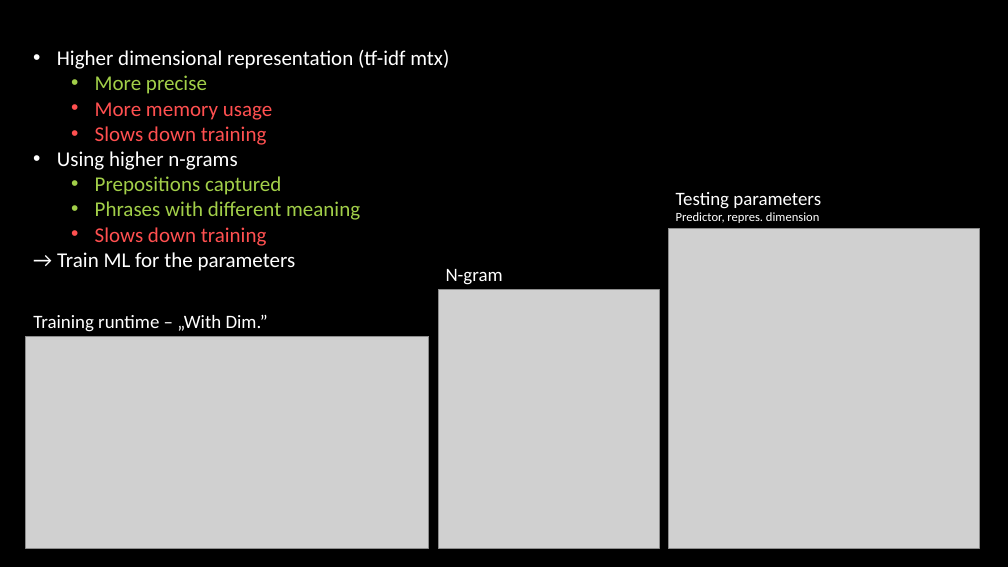
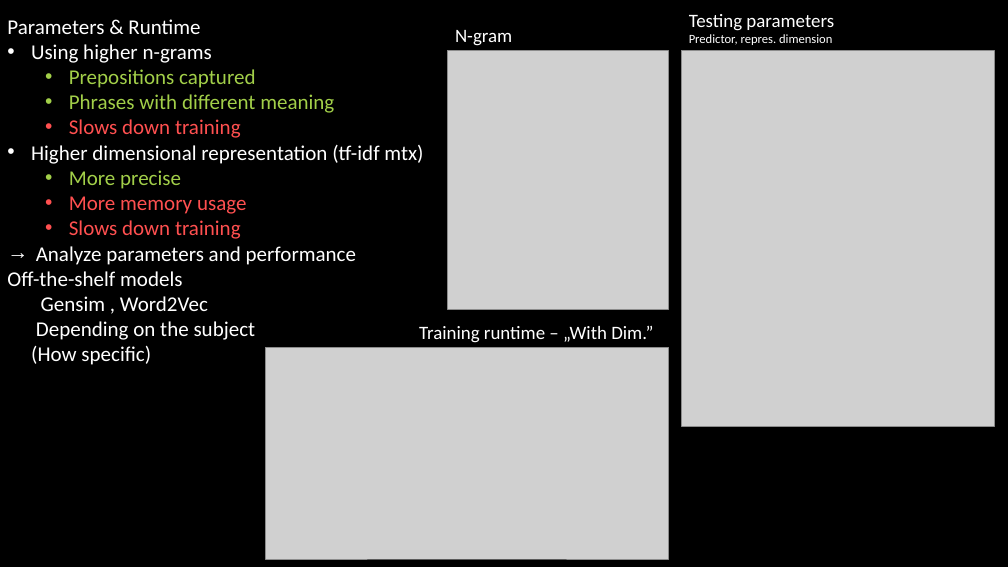
Before and after one commit to Olaybence/Web-Science, a slide deck: slide 4 of Assignment/Presentation/Web Science Assignment.pptx. Drawn at 1008x567 pixels with LibreOffice and Linux fonts; fonts in the diff are those of the drawing; grey boxes stand for pictures; background and template pictures are left out. Boxes give left, top, right and bottom in pixels: in the first picture for what was removed or moved away, otherwise in the second. Text is boxed around its words. In the diff, an @@ line names an element or a change of style, - is before the commit and + after.

```diff
--- a/Assignment/Presentation/Web Science Assignment.pptx
+++ b/Assignment/Presentation/Web Science Assignment.pptx
@@ text "Parameters & Runtime" moved from (x1=57, y1=50, x2=449, y2=271) to (x1=7, y1=19, x2=423, y2=365) @@
@@ text at (x1=7, y1=19, x2=334, y2=138): paragraphs added @@
+Parameters & Runtime
+• Using higher n-grams
+  • Prepositions captured
+  • Phrases with different meaning
+  • Slows down training
@@ text "N-gram" moved from (x1=446, y1=269, x2=503, y2=285) to (x1=455, y1=30, x2=512, y2=46) @@
@@ text "Testing parameters" moved from (x1=676, y1=192, x2=821, y2=223) to (x1=689, y1=14, x2=834, y2=45) @@
@@ picture moved from (x1=439, y1=290, x2=659, y2=548) to (x1=448, y1=51, x2=668, y2=309) @@
@@ picture added at (x1=681, y1=51, x2=994, y2=426) @@
@@ picture removed at (x1=668, y1=229, x2=980, y2=548) @@
@@ text at (x1=7, y1=246, x2=356, y2=365): text changed; text colour #A2CF49 to #FFFFFF @@
-• Using higher n-grams
-  • Prepositions captured
-  • Phrases with different meaning
-  • Slows down training
-→ Train ML for the parameters
+→ Analyze parameters and performance
+Off-the-shelf models
+Gensim , Word2Vec
+Depending on the subject
+(How specific)
@@ text "Training runtime – „With Dim.”" moved from (x1=33, y1=315, x2=268, y2=332) to (x1=419, y1=326, x2=653, y2=343) @@
@@ picture moved from (x1=26, y1=337, x2=429, y2=548) to (x1=265, y1=347, x2=668, y2=559) @@
```
Also in this commit, not shown: 3 other slides changed, 3 other files.
